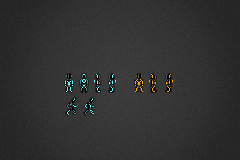
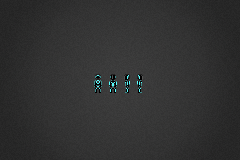
Layered file, before and after one edit (240x160). Changes by layer:
added group "Blue 2" with 4 layers above "Blue 1" over <box>94,74,143,93</box>
added layer "blue back attempt 2" in group "Blue 2" over <box>94,74,102,93</box>
added layer "blue front attempt 2" in group "Blue 2" over <box>109,74,117,93</box>
added layer "blue left attempt 2" in group "Blue 2" over <box>137,74,143,93</box>
added layer "blue right attempt 2" in group "Blue 2" over <box>124,74,130,93</box>
renamed "blue" to "blue front", moved it into group "Blue 1" over <box>64,73,74,93</box>
moved "blue back" into group "Blue 1" over <box>79,73,89,93</box>
moved "blue left" into group "Blue 1" over <box>108,73,116,93</box>
moved "blue right" into group "Blue 1" over <box>94,73,101,93</box>
moved "blue right run" into group "Blue 1" over <box>65,97,78,116</box>
moved "blue right run 2" into group "Blue 1", painted on it over <box>83,97,96,116</box>
moved "orange" (1st of 2, in "Orange") into group "Orange" over <box>134,73,144,93</box>
moved "orange left" into group "Orange" over <box>165,73,173,93</box>
moved "orange right" into group "Orange" over <box>149,73,157,93</box>
showed group "unused" (5 layers), moved it above "new background noise" over <box>64,73,173,116</box>
